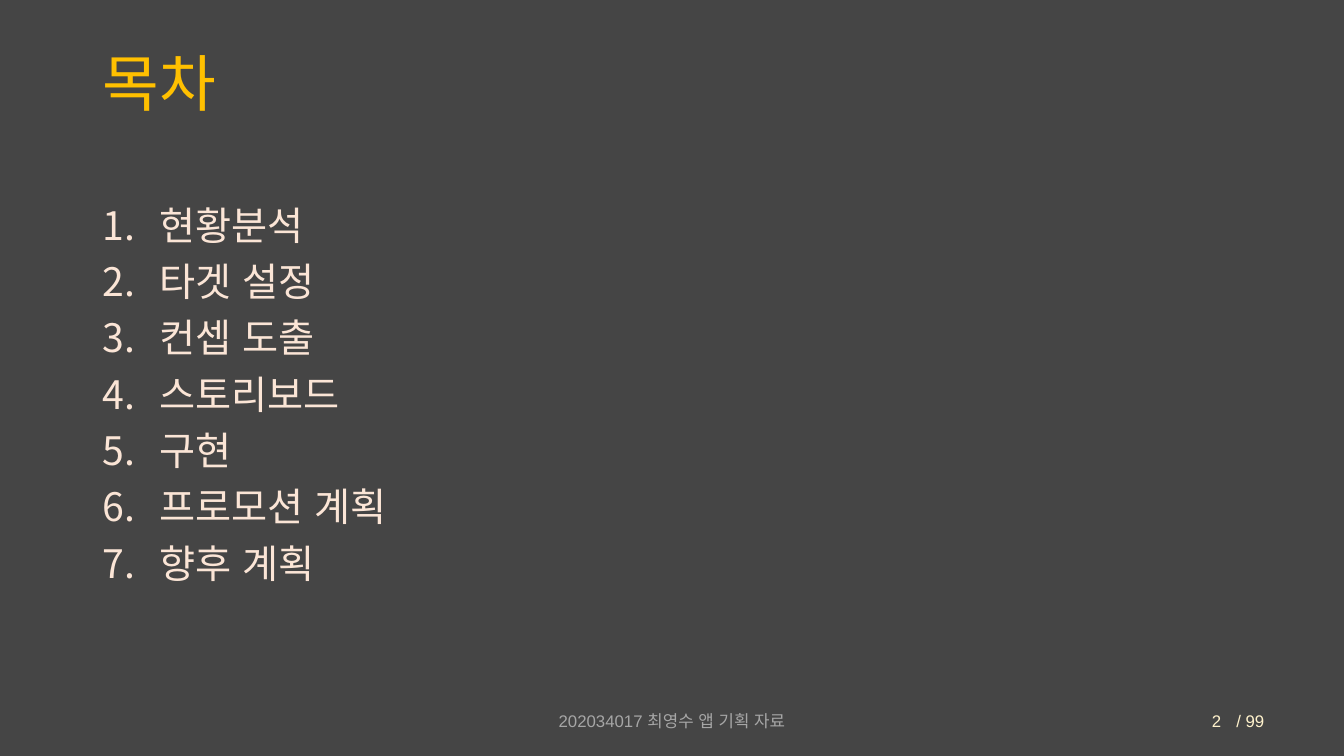
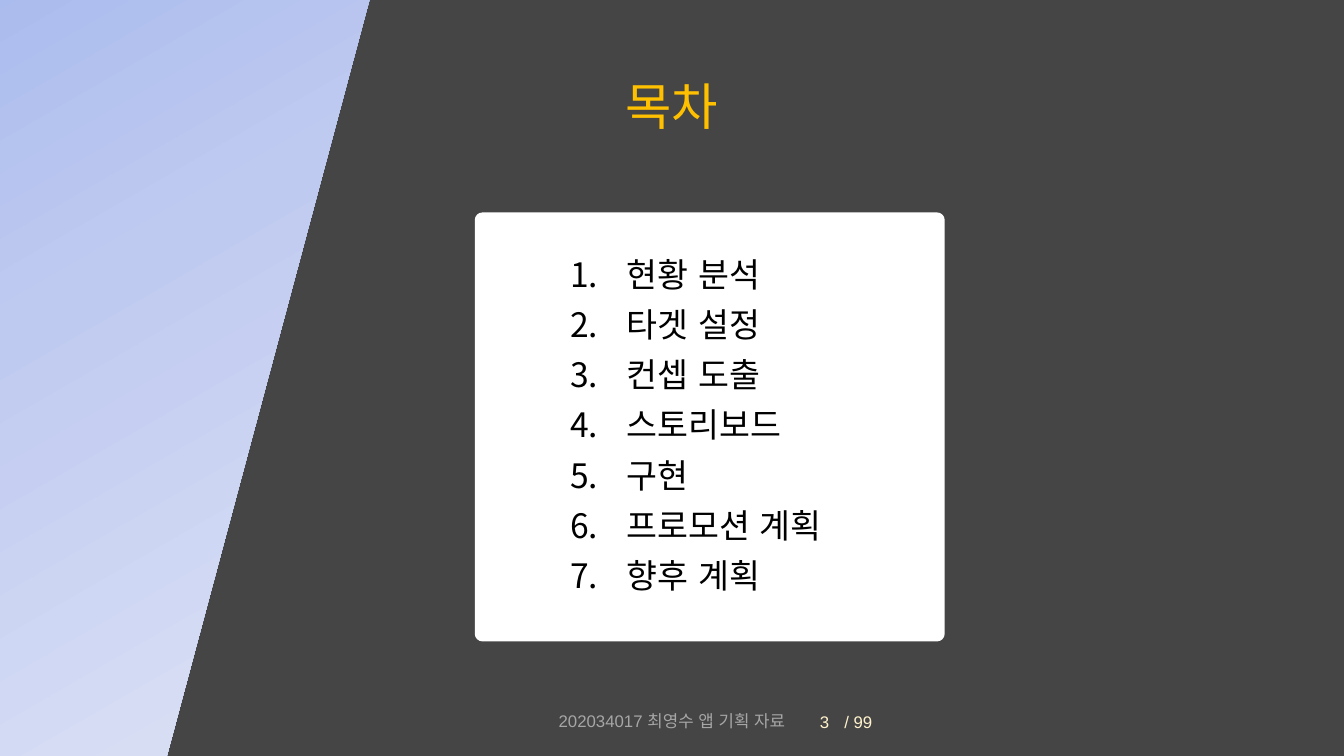
Before and after one commit to Chronos410/PartyCompetition, a slide deck: slide 3 of 대충 설계도.pptx (slide 2 before the commit). Drawn at 1344x756 pixels with LibreOffice and Linux fonts; fonts in the diff are those of the drawing. Boxes give left, top, right and bottom in pixels: in the first picture for what was removed or moved away, otherwise in the second. Text is boxed around its words. In the diff, an @@ line names an element or a change of style, - is before the commit and + after.

```diff
--- a/대충 설계도.pptx
+++ b/대충 설계도.pptx
@@ rectangle added at <box>0,0,387,756</box>, fill gradient #96ABEA to #C0CBF0 to #E0E5F7 @@
@@ title "목차": place and size @@
-title "목차" at <box>102,55,215,111</box>
+title "목차" at <box>626,83,719,129</box>
@@ title "목차" at <box>626,83,719,129</box>: size 44 to 36 pt; alignment left to centre @@
@@ freeform shape added at <box>475,213,945,642</box>, fill #FFFFFF @@
@@ text "현황 분석": place and size @@
-text "현황 분석" at <box>159,207,386,581</box>
+text "현황 분석" at <box>627,259,822,591</box>
@@ text at <box>627,259,760,290</box>: text changed; size 28 to 24 pt; text colour #FBE5D6 to #000000 @@
-1. 현황분석
+1. 현황 분석
@@ text at <box>627,309,822,591</box>: size 28 to 24 pt, text colour #FBE5D6 to #000000 in "타겟 설정", "컨셉 도출", "스토리보드", "구현" and 2 more places @@
@@ text "/ 99": place and size @@
-text "/ 99" at <box>1246,715,1265,727</box>
+text "/ 99" at <box>854,716,873,728</box>
@@ page number added at <box>820,716,829,728</box>, 12 pt, text #FFF2CC @@
+3
@@ page number removed at <box>1212,715,1221,727</box> @@
-2
```
Also in this commit, not shown: 17 other slides changed, 4 slides added, 3 other files.
